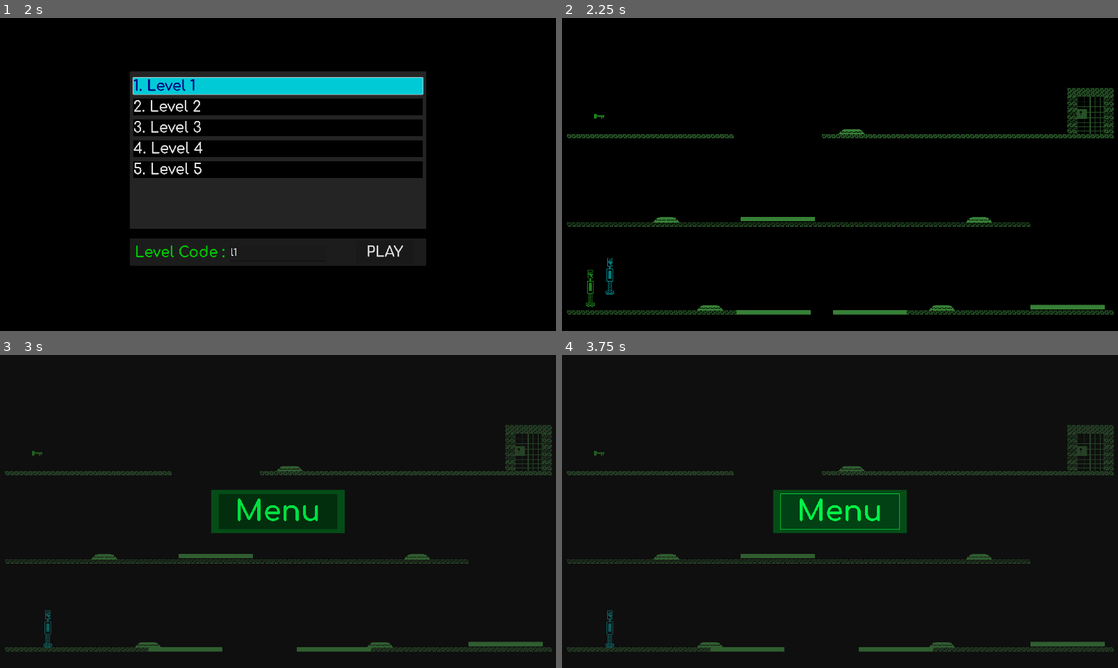
Above: before the commit, frames 1-4 (two rows, left to right).
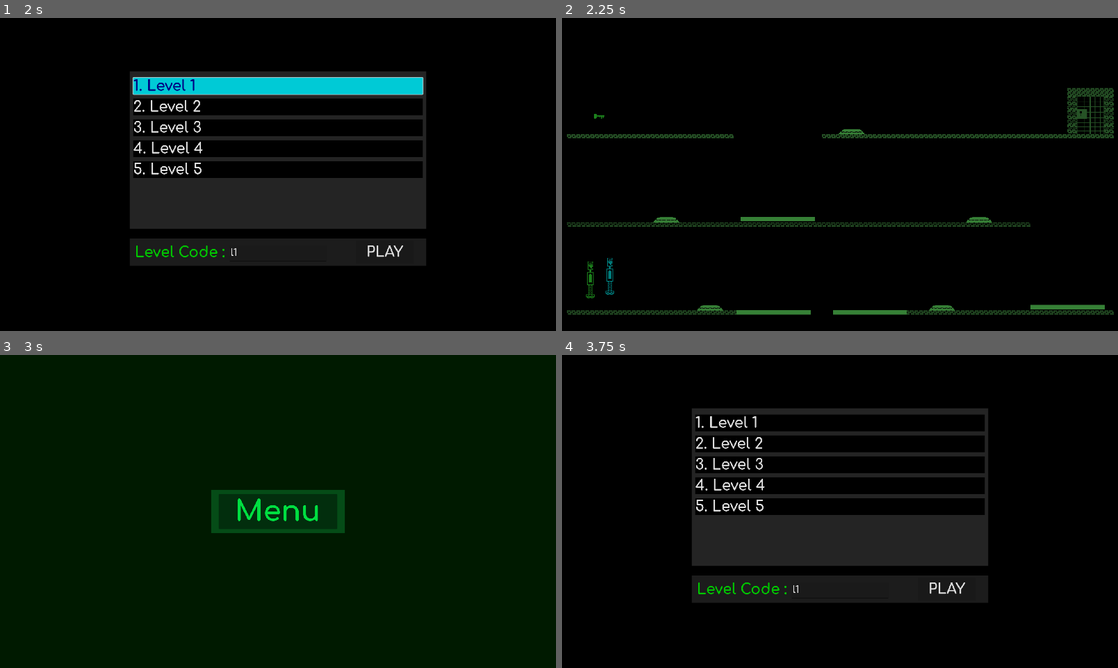
Above: after the commit, the same moments.

Repository: RetroRabiul/Lal_And_Nil
Game: Godot game, scene res://scenes/menu.tscn
The game is run twice, just before and just after one commit, with the same random seed, the same clock (stepped at 60 frames per second) and the same inputs.
Inputs (mouse positions are in pixels of both pictures, inside the frame that each line leads up to):
- Up to frame 1 (2 s): click "1. Level 1" at 0.5 s; click "1. Level 1" at 1.25 s
- Up to frame 2 (2.25 s): click "PLAY" at 2 s
- Up to frame 3 (3 s): hold D (p1_right) from 2.78 s (still down); tap Tab (show_ui) at 2.85 s
- Up to frame 4 (3.75 s): tap Space (p1_jump) at 3.02 s; release D (p1_right) at 3.5 s; click (840, 511) at 3.5 s, where only the run after the commit has a clickable "Menu"

Frame 1 is identical in both runs. In frame 2, 0.1% of the frame differs, in the area x 4-6%, y 77-93%; in frame 3, 4.1%; in frame 4, 8.5%, in the area x 0-100%, y 19-95%.

Commit message:
menu fixed

Diff:
--- a/scenes/level_5.tscn
+++ b/scenes/level_5.tscn
@@ -112,7 +112,7 @@
 next_level = 2
 
 [node name="key" parent="." instance=ExtResource("9_ishhe")]
-position = Vector2(127, 339)
+position = Vector2(332, 335)
 
 [node name="player_1" parent="." instance=ExtResource("10_gnwwf")]
 position = Vector2(98, 159)
--- a/scenes/player1.tscn
+++ b/scenes/player1.tscn
@@ -41,7 +41,7 @@
 [node name="player_1" type="CharacterBody2D" groups=["player1"]]
 scale = Vector2(2, 2)
 collision_layer = 2
-collision_mask = 25
+collision_mask = 57
 script = ExtResource("1_qhqgy")
 
 [node name="PlayerAnimation" type="AnimatedSprite2D" parent="."]
--- a/scenes/player2.tscn
+++ b/scenes/player2.tscn
@@ -41,7 +41,7 @@
 [node name="player_2" type="CharacterBody2D" groups=["player2"]]
 scale = Vector2(2, 2)
 collision_layer = 4
-collision_mask = 25
+collision_mask = 57
 script = ExtResource("1_agjl5")
 
 [node name="PlayerAnimation" type="AnimatedSprite2D" parent="."]
--- a/scenes/ui.tscn
+++ b/scenes/ui.tscn
@@ -22,6 +22,7 @@
 
 [node name="menu" type="Control" parent="."]
 unique_name_in_owner = true
+visible = false
 layout_mode = 3
 anchors_preset = 15
 anchor_right = 1.0
@@ -36,7 +37,7 @@
 anchor_bottom = 1.0
 grow_horizontal = 2
 grow_vertical = 2
-color = Color(0.152941, 0.152941, 0.152941, 0.392157)
+color = Color(0, 0.101961, 0, 1)
 
 [node name="ColorRect" type="ColorRect" parent="menu/ColorRect"]
 layout_mode = 1
@@ -53,7 +54,7 @@
 grow_vertical = 2
 color = Color(0.0199021, 0.298512, 0.0900718, 1)
 
-[node name="Button" type="Button" parent="menu"]
+[node name="MenuButton" type="Button" parent="menu"]
 modulate = Color(0, 1, 0.290196, 1)
 layout_mode = 1
 anchors_preset = 8
@@ -71,4 +72,4 @@
 theme_override_font_sizes/font_size = 100
 text = "Menu"
 
-[connection signal="pressed" from="menu/Button" to="." method="_on_button_pressed"]
+[connection signal="pressed" from="menu/MenuButton" to="." method="_on_menu_button_pressed"]
--- a/scenes/wall.tscn
+++ b/scenes/wall.tscn
@@ -8,6 +8,7 @@
 size = Vector2(16, 256)
 
 [node name="wall" type="StaticBody2D"]
+collision_layer = 32
 script = ExtResource("1_wykyb")
 
 [node name="wallmesh" type="MeshInstance2D" parent="."]
--- a/scripts/level.gd
+++ b/scripts/level.gd
@@ -9,6 +9,9 @@
 	#GlobalSignal.connect("level_complete", _level_completed)
 #
 #
+
+
+
 #func _level_completed(level):
 	#if level == 1:
 		#print("level 1 completed")
--- a/scripts/player.gd
+++ b/scripts/player.gd
@@ -81,18 +81,38 @@
 		"stop":
 			$PlayerAnimation.play("idle")
 
-	var collision = move_and_collide(velocity * delta)
-	if collision and collision.get_collider().has_method("can_player_pass"):
+	#for body in get_overlapping_bodies():
+		#if body is StaticBody2D and body.has_variable("state"):
+			#var can_pass = false
+			#match body.state:
+				#body.WallState.NORMAL:
+					#can_pass = false
+				#body.WallState.GREEN:
+					#can_pass = player_color == "green"
+				#body.WallState.BLUE:
+					#can_pass = player_color == "blue"
+					#
+			#if can_pass:
+				## Turn off collision mask for this wall
+				#set_collision_mask_value(body.collision_layer, false)
+			#else:
+				## Turn it back on
+				#set_collision_mask_value(body.collision_layer, true)
+		## No wall or normal object → move freely
+		#
+
+	velocity = direction * speed
+	velocity.normalized()
+	move_and_slide()
+
+
+	for i in range(get_slide_collision_count()):
+		var collision = get_slide_collision(i)
 		var wall = collision.get_collider()
-		if wall.can_player_pass(player_color):
-			# If allowed to pass → use move_and_slide (ignores collision)
-			move_and_slide()
-		else:
-			# Not allowed → do real collide
-			move_and_collide(velocity * delta)
-	else:
-		# No wall or normal object → move freely
-		move_and_slide()
+		if wall and wall.has_method("can_player_pass"):
+			if wall.can_player_pass(player_color):
+				# Push through by applying leftover velocity
+				global_position += velocity * get_physics_process_delta_time()
 
 
 
@@ -107,10 +127,10 @@
 		#$AnimatedSprite2D.play("idle")
 	#
 
-	velocity = direction * speed
-	velocity.normalized()
-
-	move_and_slide()
+	#velocity = direction * speed
+	#velocity.normalized()
+	#
+	#move_and_slide()
 
 	#var isLeft = velocity.x < 0
 	#$AnimatedSprite2D.flip_h = isLeft
--- a/scripts/ui.gd
+++ b/scripts/ui.gd
@@ -17,10 +17,23 @@
 
 func _input(event):
 	if Input.is_action_just_pressed("show_ui"):
-		if get_tree().paused:
-			resume_game()
-		else:
-			pause_game()
+		print("UI")
+
+		if ui_visible == false:
+			%menu.show()
+			ui_visible = true
+			print("UI showed")
+		elif ui_visible == true:
+			%menu.hide()
+			ui_visible = false
+
+		#
+		#if get_tree().paused:
+			#print("UI_resume")
+			#resume_game()
+		#else:
+			#print("UI_paused")
+			#pause_game()
 
 
 func pause_game():
@@ -48,8 +61,12 @@
 		#ui_visible = false
 
 
-func _on_button_pressed() -> void:
+
+func _on_menu_button_pressed() -> void:
+	print("change to menu scene")
 	call_deferred("_change_scene")
+
+
 
 func _change_scene():
 	get_tree().change_scene_to_file("res://scenes/menu.tscn")
